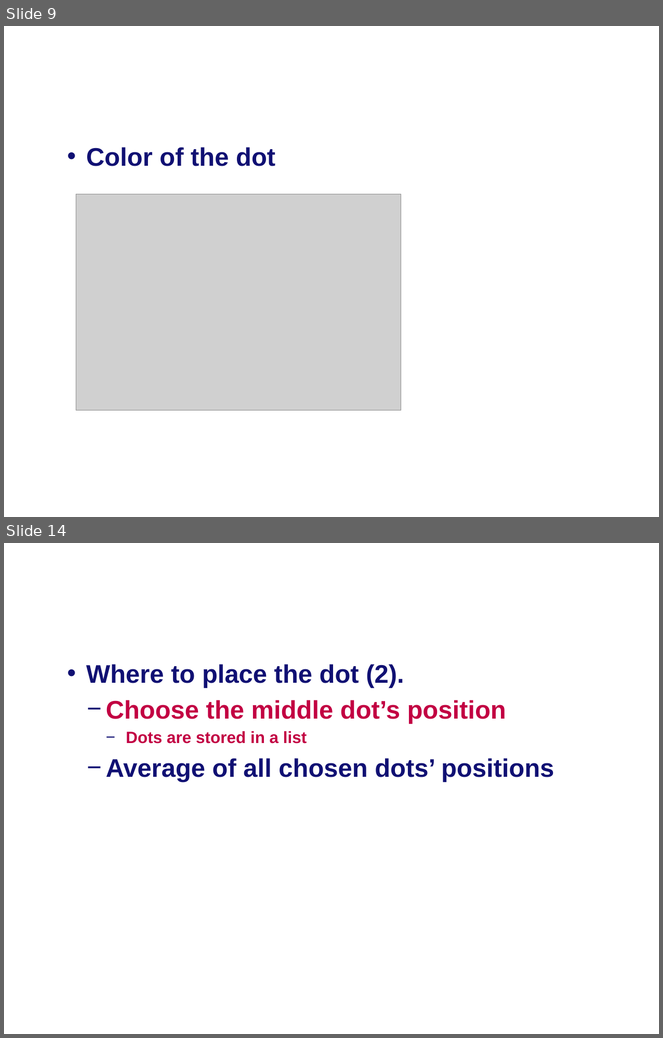
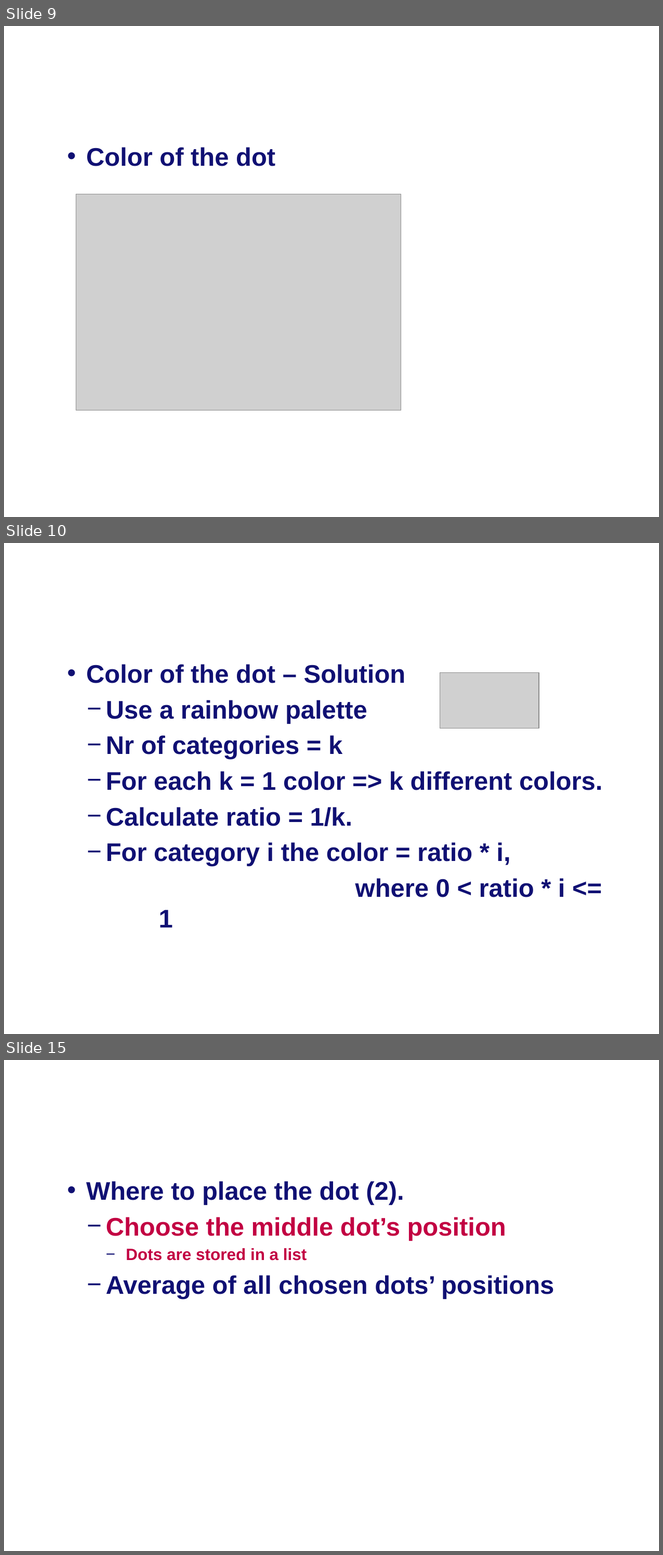
Before and after one commit to radualex/GeographicAlgsProject, a slide deck: GA_Group7_DotMap 20171021.pptx. Shown one above the other, each under a label of ours: slides 9 and 14 before the commit, slides 9, 10 and 15 after it; the slides between them are not shown. The pictures are 663x1038 and 663x1555 pixels, drawn with LibreOffice and Linux fonts; fonts in the diff are those of the drawing; grey boxes stand for pictures; background and template pictures are left out. Boxes give left, top, right and bottom in pixels: in the first picture for what was removed or moved away, otherwise in the second. Text is boxed around its words. In the diff, an @@ line names an element or a change of style, - is before the commit and + after.

Commit message:
Added coloring solution to ppt.

```diff
--- a/GA_Group7_DotMap 20171021.pptx
+++ b/GA_Group7_DotMap 20171021.pptx
@@ slide 10 added at (4, 543, 659, 1034), background #FFFFFF @@
@@ title added at (48, 559, 623, 625), 32 pt, text #FFFFFF, bold @@
+Problems
@@ text added at (86, 664, 603, 928), 28 pt, text #101073, bold @@
+  • Color of the dot – Solution
+    − Use a rainbow palette
+    − Nr of categories = k
+    − For each k = 1 color => k different colors.
+    − Calculate ratio = 1/k.
+    − For category i the color = ratio * i,
+          where 0 < ratio * i <= 1
@@ picture added at (440, 672, 539, 729) @@
@@ what was slide 14 is now slide 15 @@
```
Also in this commit, not shown: 4 slides changed.
